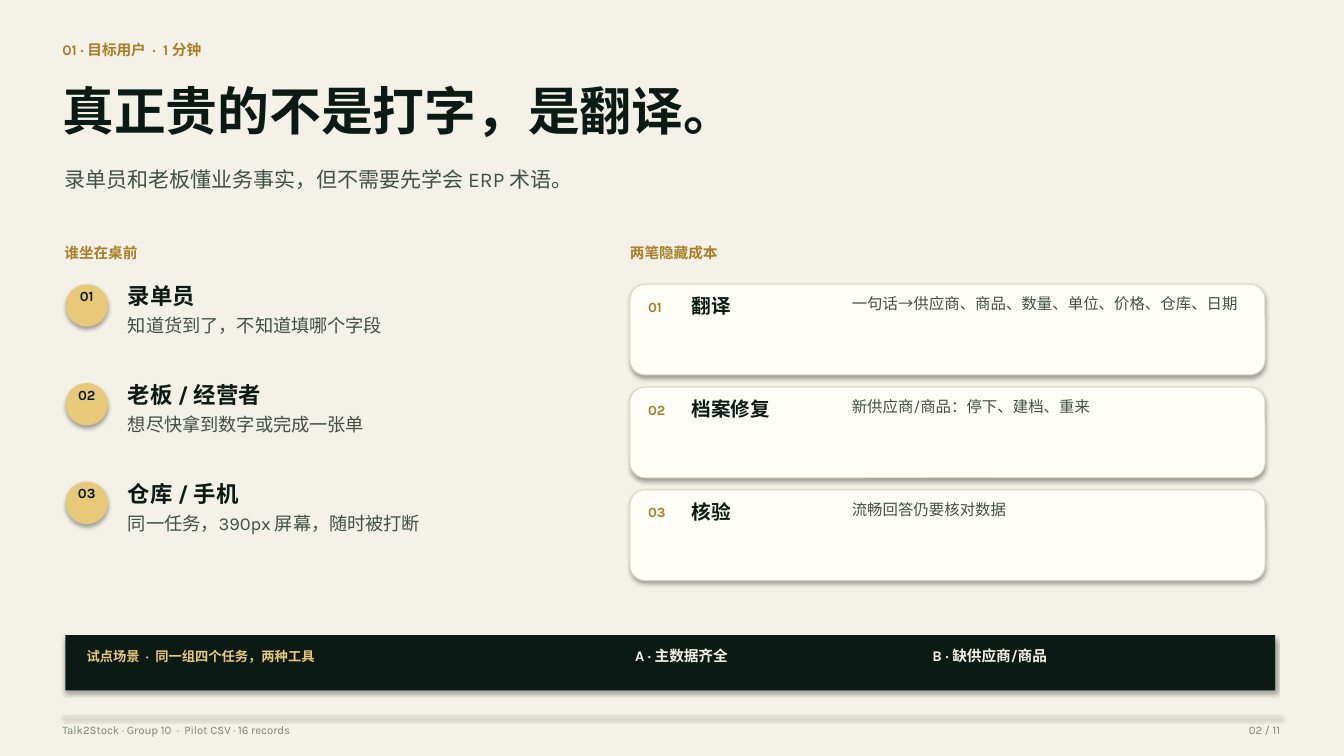
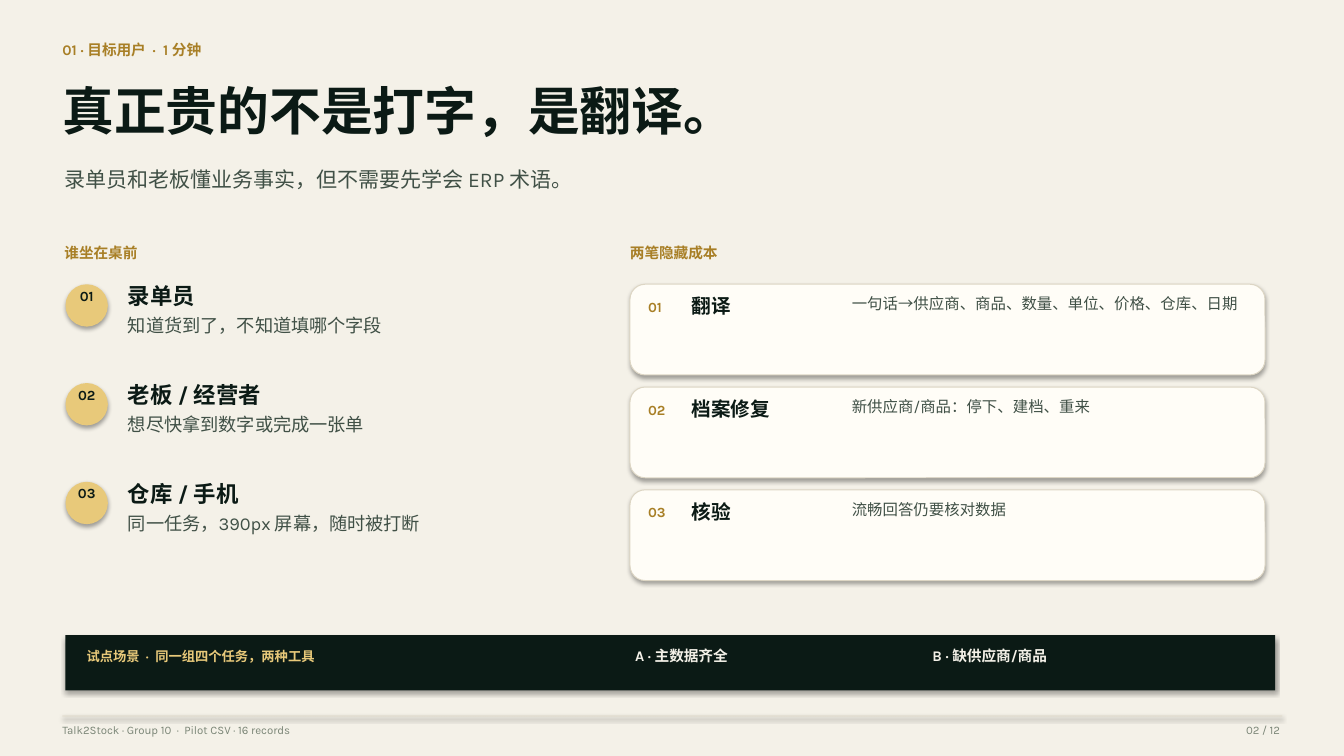
Before and after one commit to honlam6/talk2stock, a slide deck: slide 2 of docs/final/Talk2Stock_Presentation_ZH.pptx. Drawn at 1344x756 pixels with LibreOffice and Linux fonts; fonts in the diff are those of the drawing. Boxes give left, top, right and bottom in pixels: in the first picture for what was removed or moved away, otherwise in the second. Text is boxed around its words. In the diff, an @@ line names an element or a change of style, - is before the commit and + after.

```diff
--- a/docs/final/Talk2Stock_Presentation_ZH.pptx
+++ b/docs/final/Talk2Stock_Presentation_ZH.pptx
@@ text at <box>1246,727,1280,734</box>: text changed @@
-02 / 11
+02 / 12
```
Also in this commit, not shown: 8 other slides changed, 1 slide added, 11 other files.
